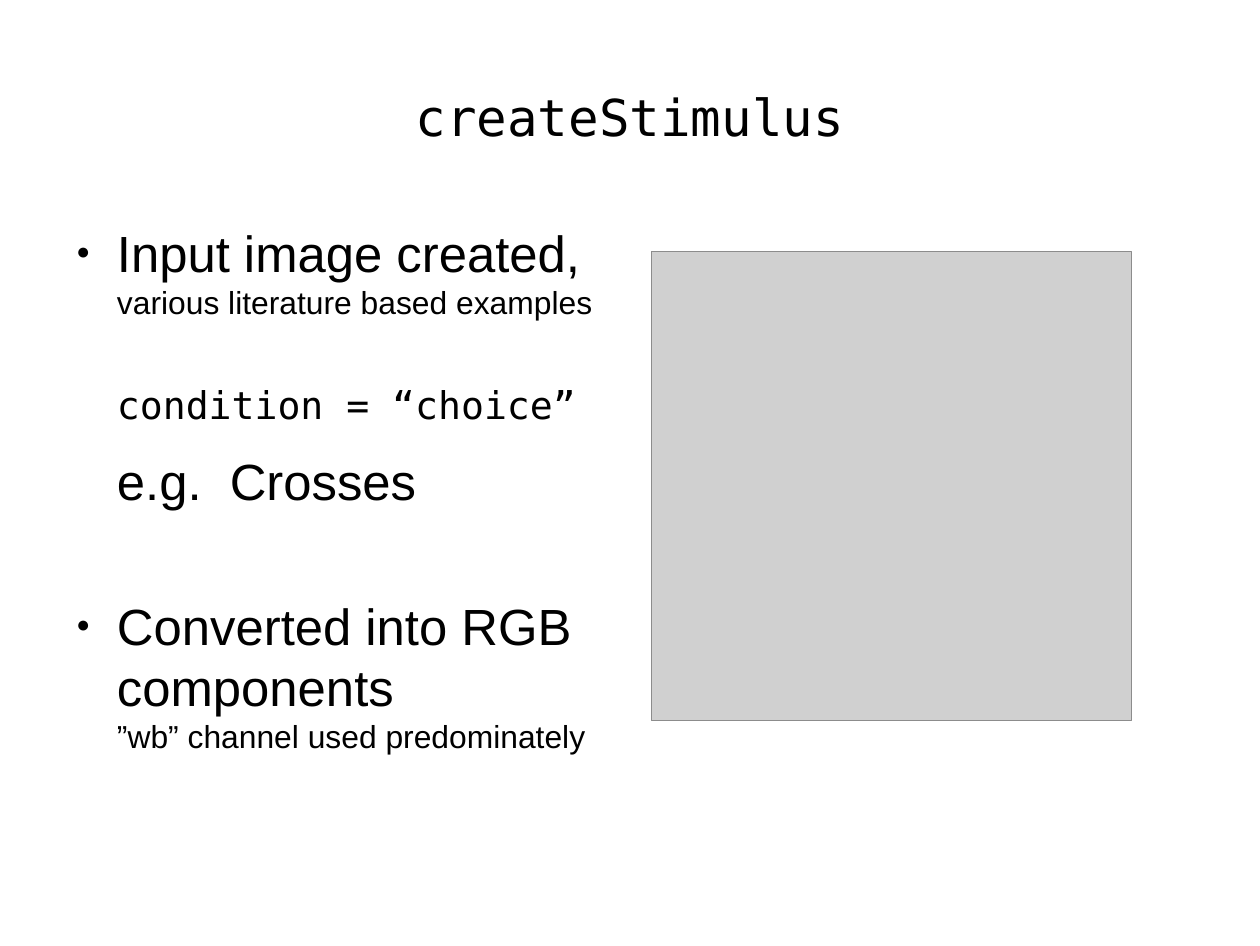
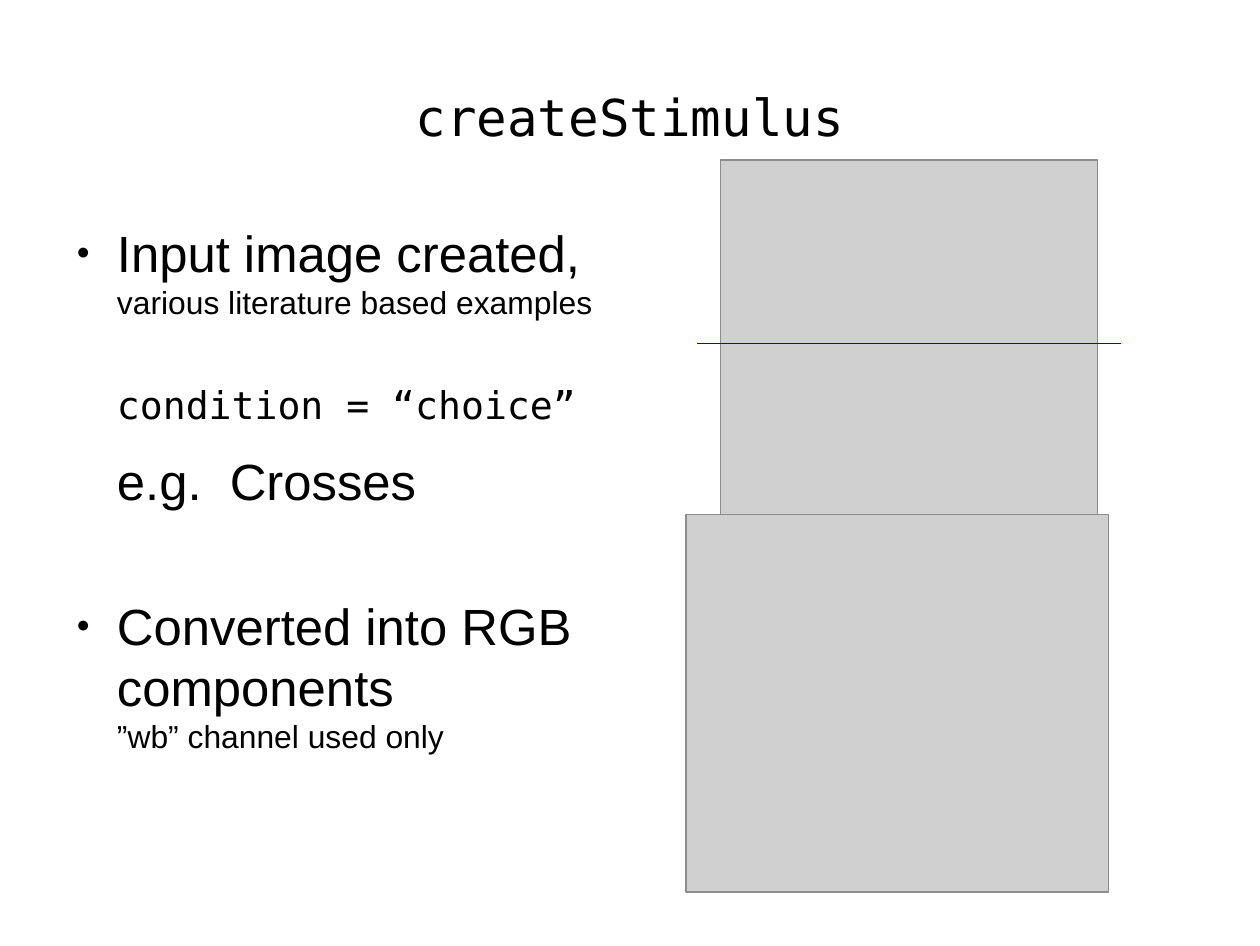
Before and after one commit to TUBvision/contAdapt_francis, a slide deck: slide 8 of Presentation_of_Model.odp. Drawn at 1260x946 pixels with LibreOffice and Linux fonts; fonts in the diff are those of the drawing; grey boxes stand for pictures. Boxes give left, top, right and bottom in pixels: in the first picture for what was removed or moved away, otherwise in the second. Text is boxed around its words. In the diff, an @@ line names an element or a change of style, - is before the commit and + after.

```diff
--- a/Presentation_of_Model.odp
+++ b/Presentation_of_Model.odp
@@ picture: place and size @@
-picture at (652, 252, 1132, 720)
+picture at (720, 160, 1098, 515)
@@ line added from (697, 343) to (1121, 343), #0000FF 0 pt @@
@@ picture added at (686, 515, 1109, 892) @@
@@ text at (117, 608, 571, 753): text changed; size 20 to 32 pt @@
-● Converted into RGB components
-  ”wb” channel used predominately
+● Converted into RGB components
+  ”wb” channel used only
```
Also in this commit, not shown: 8 other slides changed, 2 slides added, 1 slide removed.
